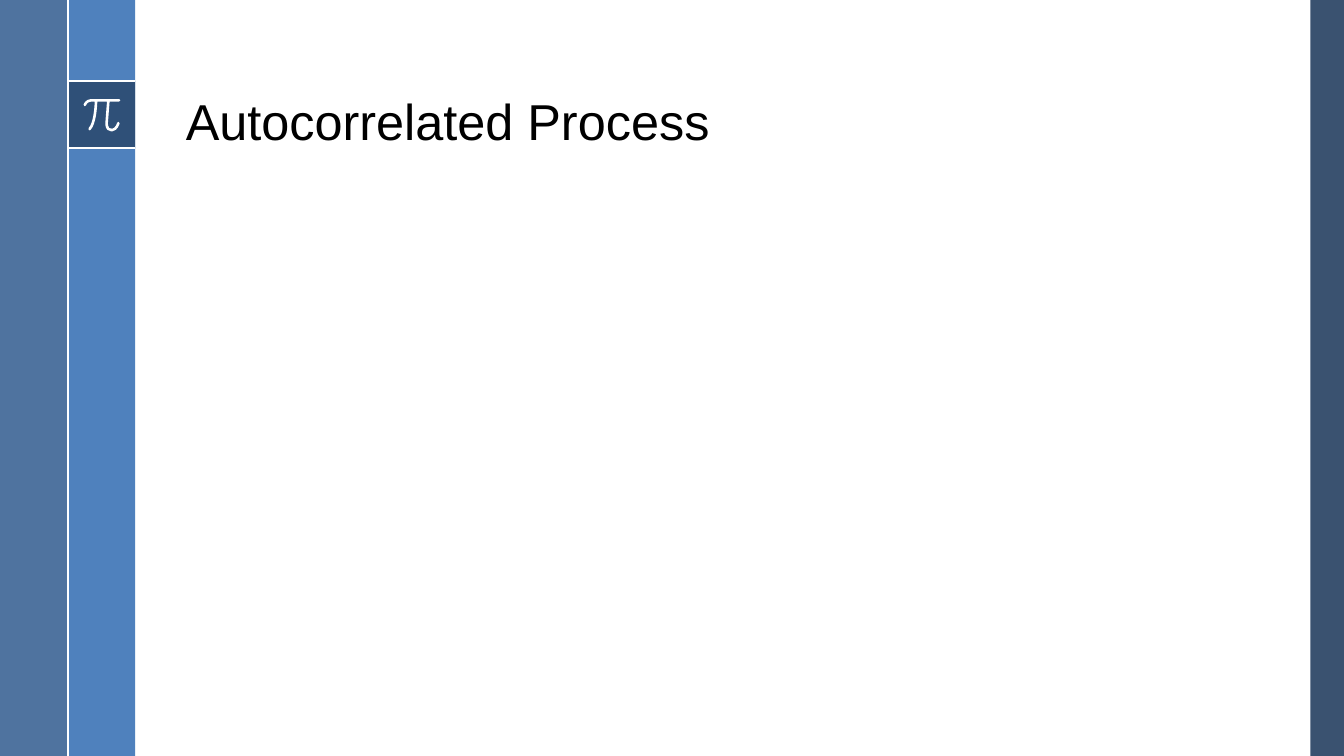
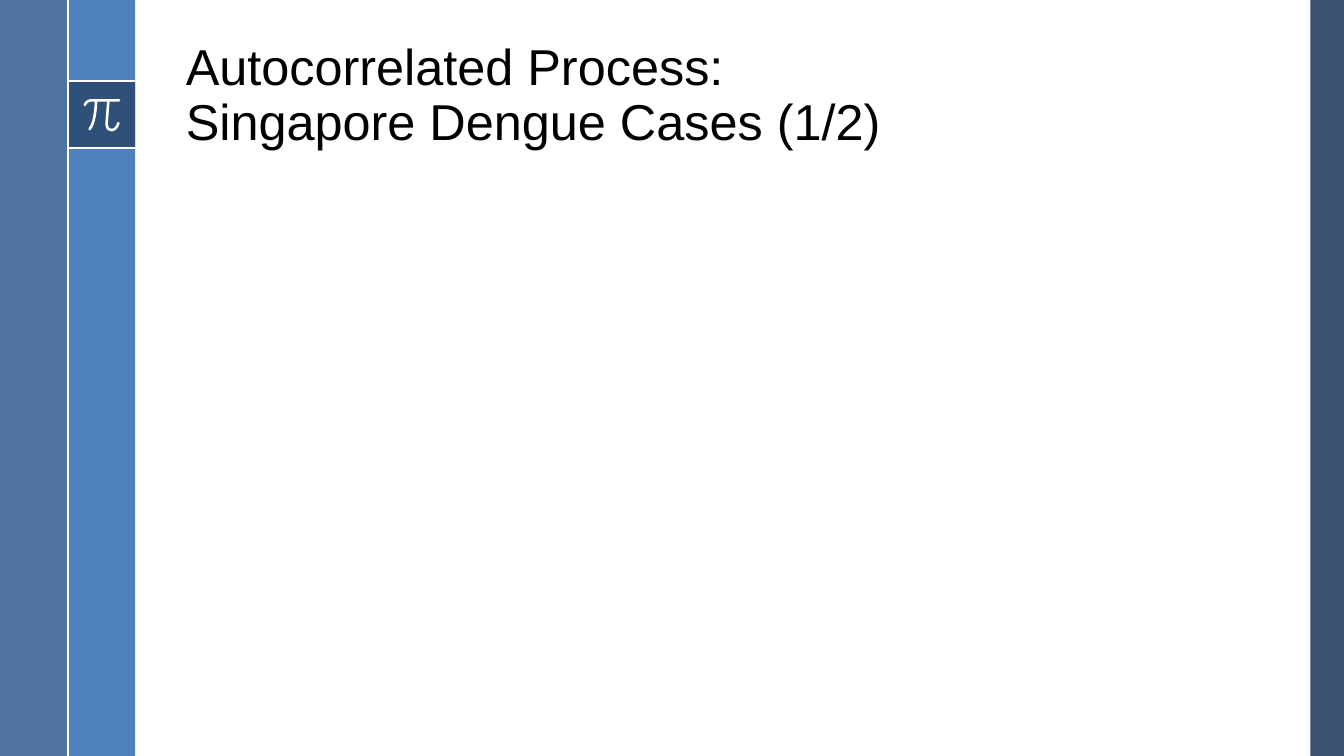
Before and after one commit to howewenann/spc_charts, a slide deck: slide 23 of reports/Statistical Process Control.pptx (slide 12 before the commit). Drawn at 1344x756 pixels with LibreOffice and Linux fonts; fonts in the diff are those of the drawing. Boxes give left, top, right and bottom in pixels: in the first picture for what was removed or moved away, otherwise in the second. Text is boxed around its words. In the diff, an @@ line names an element or a change of style, - is before the commit and + after.

```diff
--- a/reports/Statistical Process Control.pptx
+++ b/reports/Statistical Process Control.pptx
@@ title at <box>186,48,881,150</box>: text changed @@
-Autocorrelated Process
+Autocorrelated Process:
+Singapore Dengue Cases (1/2)
```
Also in this commit, not shown: 11 other slides changed, 9 slides added, 2 slides removed, 9 other files.
